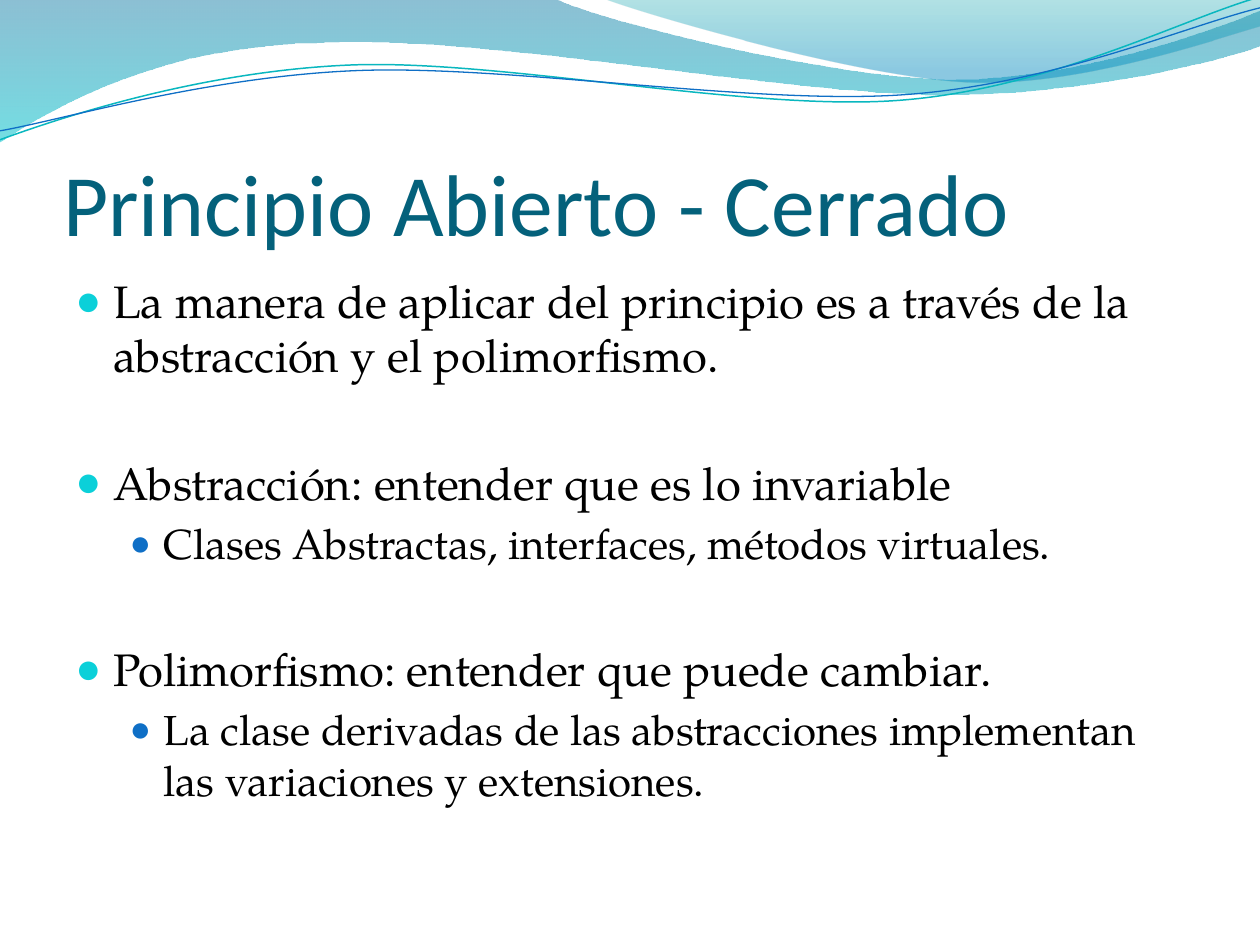
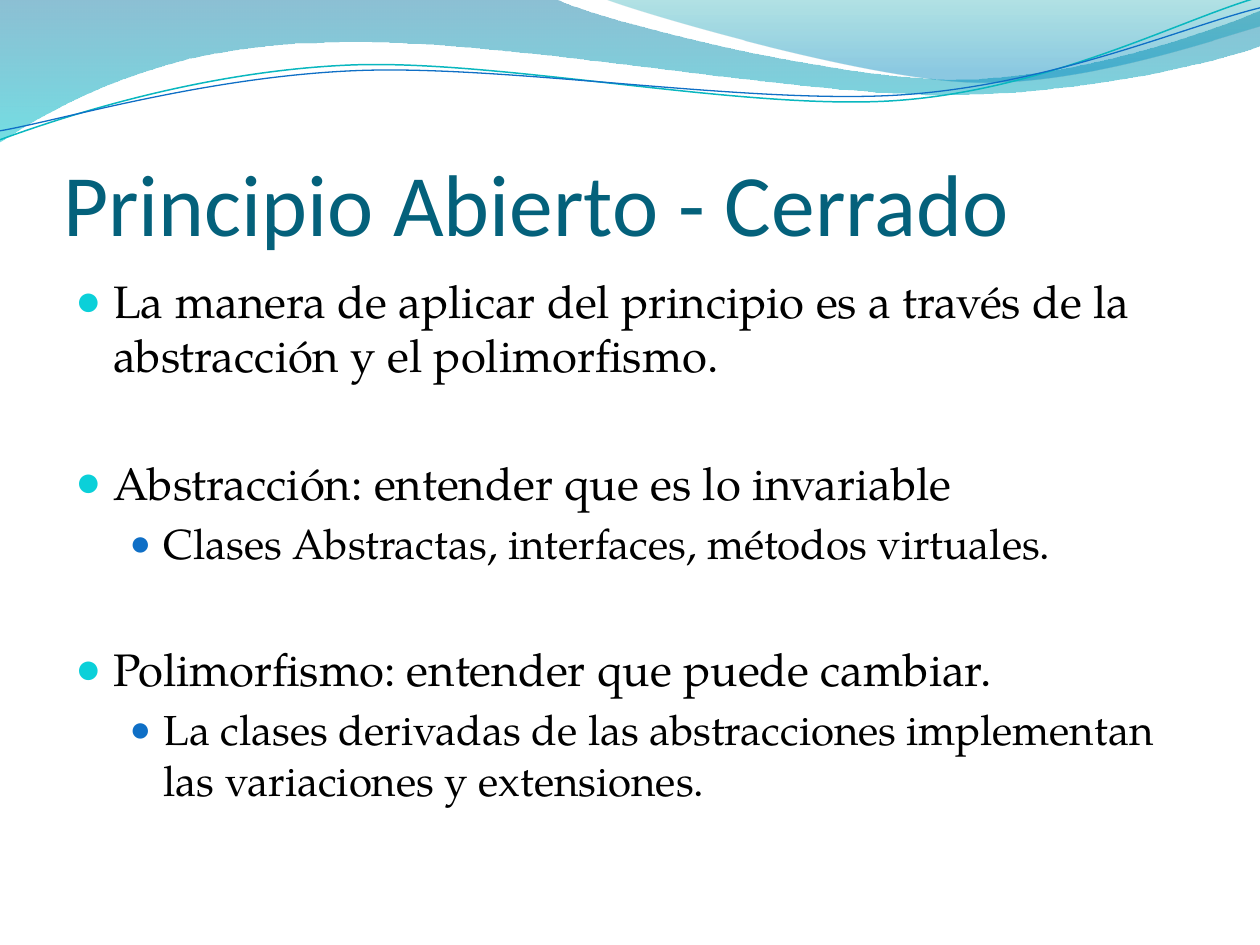
Before and after one commit to vvalotto/MiRepositorio, a slide deck: slide 23 of Disenio de Software/Principios OO/Presentaciones/Principios de Diseño OO.pptx. Drawn at 1260x945 pixels with LibreOffice and Linux fonts; fonts in the diff are those of the drawing; background and template pictures are left out. Boxes give left, top, right and bottom in pixels: in the first picture for what was removed or moved away, otherwise in the second. Text is boxed around its words. In the diff, an @@ line names an element or a change of style, - is before the commit and + after.

```diff
--- a/Disenio de Software/Principios OO/Presentaciones/Principios de Diseño OO.pptx
+++ b/Disenio de Software/Principios OO/Presentaciones/Principios de Diseño OO.pptx
@@ text at bbox=[164, 714, 1154, 808]: text changed @@
-  ● La clase derivadas de las abstracciones implementan las variaciones y extensiones.
+  ● La clases derivadas de las abstracciones implementan las variaciones y extensiones.
```
Also in this commit, not shown: 2 other files.
